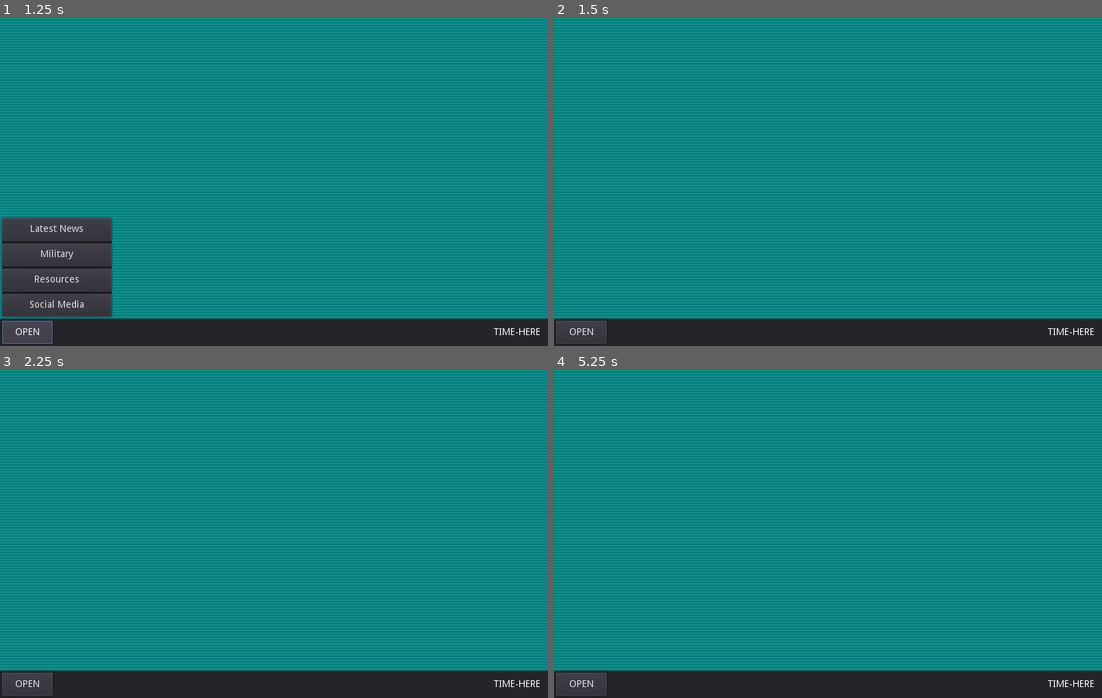
Above: before the commit, frames 1-4 (two rows, left to right).
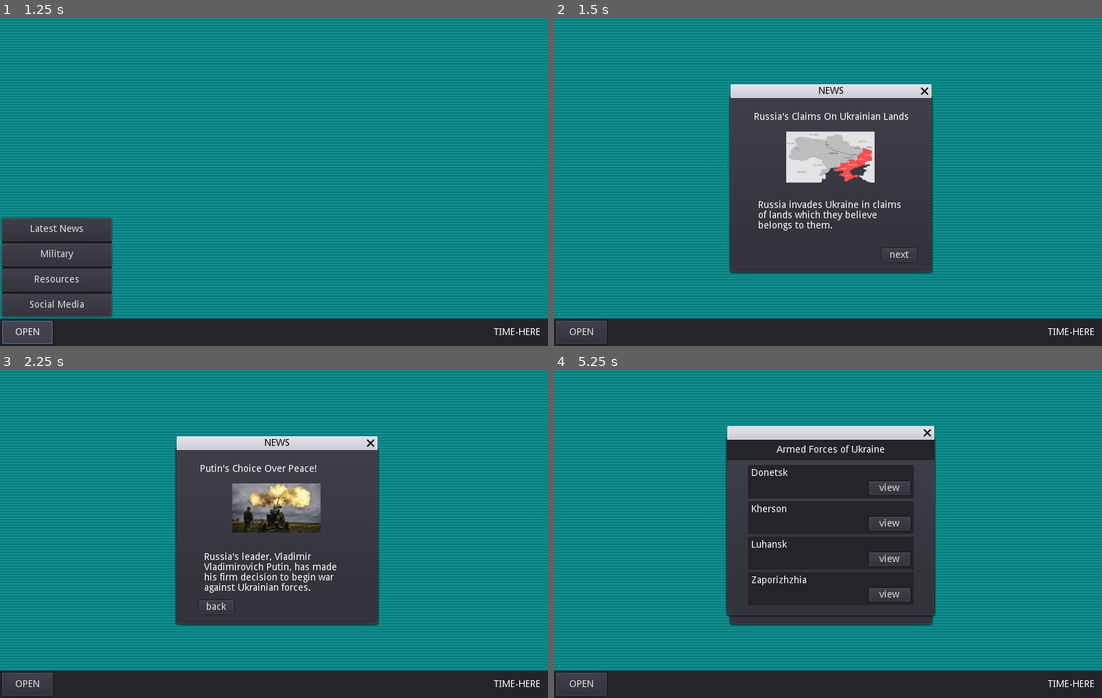
Above: after the commit, the same moments.

Repository: KoldKardio/Project-ZEN
Game: Godot game, scene res://demo.tscn
Same seed, same stepped clock (60 frames per second), same inputs: the game is played once before the commit and once after it.
Inputs (mouse positions are in pixels of both pictures, inside the frame that each line leads up to):
- Up to frame 1 (1.25 s): click "OPEN" at 0.5 s
- Up to frame 2 (1.5 s): click "Latest News" at 1.25 s
- Up to frame 3 (2.25 s): click (345, 606) at 2 s, where only the run after the commit has a clickable "next"
- Up to frame 4 (5.25 s): click (773, 606) at 2.75 s, where only the run after the commit has a clickable "back"; click (899, 606) at 3.5 s, where only the run after the commit has a clickable "next"; click "OPEN" at 4.25 s; click "Military" at 5 s

Frame 1 is identical in both runs. In frame 2, 21% of the frame differs, in the area x 32-70%, y 20-78%; in frame 3, 21%; in frame 4, 23%, in the area x 31-70%, y 17-78%.

Commit message:
Add files via upload

Diff:
--- a/demo.gd
+++ b/demo.gd
@@ -1,6 +1,9 @@
 extends Node
 
 onready var startMenu = $Control/startmenu
+onready var newsWindow = $Control/newsBox
+onready var mil_window = $Military/window
+onready var res_window = $Resource/window
 
 func _ready():
 	startMenu.visible = false
@@ -22,6 +25,7 @@
 func _on_news_pressed():
 	print("this is news")
 
+	newsWindow.visible = true
 	# close startmenu
 	menuClose()
 
@@ -31,6 +35,8 @@
 func _on_military_pressed():
 	print("this is military")
 
+	mil_window.visible = true
+
 	# close startmenu
 	menuClose()
 
@@ -39,6 +45,8 @@
 # startmenu - resource hub
 func _on_resource_pressed():
 	print("this is resource")
+
+	res_window.visible = true
 
 	# close startmenu
 	menuClose()
@@ -53,3 +61,57 @@
 	menuClose()
 
 	pass
+
+# news window variables
+onready var news_title = $Control/newsBox/newsTitle
+onready var news_image = $Control/newsBox/newsImg
+onready var news_info = $Control/newsBox/newsInfo
+#
+# old data
+onready var dataOld = [news_title.text, news_image.texture, news_info.text]
+
+# news window-next button
+func _on_next_pressed():
+#	print("you pressed next in news window!")
+
+	# change data new
+	news_title.text = "Putin's Choice Over Peace!"
+	news_image.texture = load("res://assets/war.png")
+	news_info.text = "Russia's leader, Vladimir Vladimirovich Putin, has made his firm decision to begin war against Ukrainian forces."
+
+	# show previous btn
+	$Control/newsBox/previous.visible = true
+
+	# hide next btn
+	$Control/newsBox/next.visible = false
+
+	pass
+
+
+func _on_previous_pressed():
+
+	# reverse data
+	news_title.text = dataOld[0]
+	news_image.texture = dataOld[1]
+	news_info.text = dataOld[2]
+
+	# hide previous btn
+	$Control/newsBox/previous.visible = false
+
+	# show next btn
+	$Control/newsBox/next.visible = true
+
+
+	pass
+
+# military window option #
+func _on_view_pressed():
+
+	$Military/Donetsk.visible = true
+
+	pass
+
+func _on_counter_pressed():
+	$Military/Donetsk/ConfirmationDialog.visible = true
+
+	pass
--- a/demo.tscn
+++ b/demo.tscn
@@ -1,6 +1,7 @@
-[gd_scene load_steps=4 format=2]
+[gd_scene load_steps=5 format=2]
 
 [ext_resource path="res://demo.gd" type="Script" id=1]
+[ext_resource path="res://assets/tiny ukrs.png" type="Texture" id=2]
 
 [sub_resource type="Shader" id=1]
 code = "shader_type canvas_item;
@@ -27,6 +28,7 @@
 [node name="Control" type="Control" parent="."]
 anchor_right = 1.0
 anchor_bottom = 1.0
+mouse_filter = 2
 
 [node name="ColorRect" type="ColorRect" parent="Control"]
 anchor_right = 1.0
@@ -111,8 +113,338 @@
 align = 1
 valign = 1
 
+[node name="newsBox" type="WindowDialog" parent="Control"]
+margin_left = 258.0
+margin_top = 117.0
+margin_right = 551.0
+margin_bottom = 372.0
+window_title = "NEWS"
+
+[node name="newsTitle" type="Label" parent="Control/newsBox"]
+margin_left = 34.0
+margin_top = 21.0
+margin_right = 260.0
+margin_bottom = 35.0
+text = "Russia's Claims On Ukrainian Lands"
+
+[node name="newsImg" type="TextureRect" parent="Control/newsBox"]
+margin_left = 81.0
+margin_top = 49.0
+margin_right = 210.0
+margin_bottom = 124.0
+texture = ExtResource( 2 )
+
+[node name="newsInfo" type="RichTextLabel" parent="Control/newsBox"]
+margin_left = 40.0
+margin_top = 150.0
+margin_right = 256.0
+margin_bottom = 213.0
+text = "Russia invades Ukraine in claims of lands which they believe belongs to them."
+
+[node name="next" type="Button" parent="Control/newsBox"]
+margin_left = 221.0
+margin_top = 220.0
+margin_right = 271.0
+margin_bottom = 240.0
+text = "next"
+
+[node name="previous" type="Button" parent="Control/newsBox"]
+visible = false
+margin_left = 33.0
+margin_top = 220.0
+margin_right = 83.0
+margin_bottom = 240.0
+text = "back"
+
+[node name="Military" type="Control" parent="."]
+anchor_right = 1.0
+anchor_bottom = 1.0
+mouse_filter = 2
+
+[node name="window" type="WindowDialog" parent="Military"]
+margin_left = 253.0
+margin_top = 102.0
+margin_right = 555.0
+margin_bottom = 359.0
+
+[node name="title" type="Panel" parent="Military/window"]
+anchor_right = 1.0
+margin_bottom = 30.0
+
+[node name="Label" type="Label" parent="Military/window/title"]
+anchor_right = 1.0
+anchor_bottom = 1.0
+text = "Armed Forces of Ukraine"
+align = 1
+valign = 1
+
+[node name="regions" type="GridContainer" parent="Military/window"]
+anchor_right = 1.0
+anchor_bottom = 1.0
+margin_left = 30.0
+margin_top = 37.0
+margin_right = -30.0
+margin_bottom = -15.0
+
+[node name="Donetsk" type="Panel" parent="Military/window/regions"]
+margin_right = 242.0
+margin_bottom = 49.0
+size_flags_horizontal = 3
+size_flags_vertical = 3
+
+[node name="Label" type="Label" parent="Military/window/regions/Donetsk"]
+margin_left = 5.0
+margin_top = 5.0
+margin_right = 58.0
+margin_bottom = 19.0
+text = "Donetsk"
+
+[node name="view" type="Button" parent="Military/window/regions/Donetsk"]
+anchor_left = 1.0
+anchor_top = 1.0
+anchor_right = 1.0
+anchor_bottom = 1.0
+margin_left = -65.0
+margin_top = -25.0
+margin_right = -5.0
+margin_bottom = -5.0
+text = "view"
+
+[node name="Kherson" type="Panel" parent="Military/window/regions"]
+margin_top = 53.0
+margin_right = 242.0
+margin_bottom = 101.0
+size_flags_horizontal = 3
+size_flags_vertical = 3
+
+[node name="Label" type="Label" parent="Military/window/regions/Kherson"]
+margin_left = 5.0
+margin_top = 5.0
+margin_right = 57.0
+margin_bottom = 19.0
+text = "Kherson"
+
+[node name="view" type="Button" parent="Military/window/regions/Kherson"]
+anchor_left = 1.0
+anchor_top = 1.0
+anchor_right = 1.0
+anchor_bottom = 1.0
+margin_left = -65.0
+margin_top = -25.0
+margin_right = -5.0
+margin_bottom = -5.0
+text = "view"
+
+[node name="Luhansk" type="Panel" parent="Military/window/regions"]
+margin_top = 105.0
+margin_right = 242.0
+margin_bottom = 153.0
+size_flags_horizontal = 3
+size_flags_vertical = 3
+
+[node name="Label" type="Label" parent="Military/window/regions/Luhansk"]
+margin_left = 5.0
+margin_top = 5.0
+margin_right = 57.0
+margin_bottom = 19.0
+text = "Luhansk"
+
+[node name="view" type="Button" parent="Military/window/regions/Luhansk"]
+anchor_left = 1.0
+anchor_top = 1.0
+anchor_right = 1.0
+anchor_bottom = 1.0
+margin_left = -65.0
+margin_top = -25.0
+margin_right = -5.0
+margin_bottom = -5.0
+text = "view"
+
+[node name="Zaporizhzhia" type="Panel" parent="Military/window/regions"]
+margin_top = 157.0
+margin_right = 242.0
+margin_bottom = 205.0
+size_flags_horizontal = 3
+size_flags_vertical = 3
+
+[node name="Label" type="Label" parent="Military/window/regions/Zaporizhzhia"]
+margin_left = 5.0
+margin_top = 5.0
+margin_right = 86.0
+margin_bottom = 19.0
+text = "Zaporizhzhia"
+
+[node name="view" type="Button" parent="Military/window/regions/Zaporizhzhia"]
+anchor_left = 1.0
+anchor_top = 1.0
+anchor_right = 1.0
+anchor_bottom = 1.0
+margin_left = -65.0
+margin_top = -25.0
+margin_right = -5.0
+margin_bottom = -5.0
+text = "view"
+
+[node name="Donetsk" type="WindowDialog" parent="Military"]
+margin_left = 569.0
+margin_top = 101.0
+margin_right = 768.0
+margin_bottom = 287.0
+window_title = "Donetsk"
+
+[node name="Panel" type="Panel" parent="Military/Donetsk"]
+anchor_right = 1.0
+margin_bottom = 29.0
+
+[node name="Label" type="Label" parent="Military/Donetsk/Panel"]
+anchor_right = 1.0
+anchor_bottom = 1.0
+text = "Region Report"
+align = 1
+valign = 1
+
+[node name="counter" type="Button" parent="Military/Donetsk"]
+margin_left = 29.0
+margin_top = 143.0
+margin_right = 87.0
+margin_bottom = 163.0
+text = "Force"
+
+[node name="defend" type="Button" parent="Military/Donetsk"]
+margin_left = 118.0
+margin_top = 143.0
+margin_right = 176.0
+margin_bottom = 163.0
+text = "Defend"
+
+[node name="RichTextLabel" type="RichTextLabel" parent="Military/Donetsk"]
+margin_left = 27.0
+margin_top = 47.0
+margin_right = 179.0
+margin_bottom = 127.0
+text = "There seems to be unrest upon our troops in the region...
+Should we ... to/from our enemies?"
+
+[node name="ConfirmationDialog" type="ConfirmationDialog" parent="Military/Donetsk"]
+visible = true
+anchor_left = 0.5
+anchor_top = 0.5
+anchor_right = 0.5
+anchor_bottom = 0.5
+margin_left = -78.0
+margin_top = -29.0
+margin_right = 78.0
+margin_bottom = 29.0
+rect_min_size = Vector2( 150, 52.5 )
+window_title = "Are You Sure.."
+
+[node name="Resource" type="Control" parent="."]
+anchor_right = 1.0
+anchor_bottom = 1.0
+mouse_filter = 2
+
+[node name="window" type="WindowDialog" parent="Resource"]
+anchor_left = 0.5
+anchor_top = 0.5
+anchor_right = 0.5
+anchor_bottom = 0.5
+margin_left = -147.0
+margin_top = -114.0
+margin_right = 147.0
+margin_bottom = 114.0
+
+[node name="Panel" type="Panel" parent="Resource/window"]
+anchor_right = 1.0
+margin_bottom = 33.0
+
+[node name="Label" type="Label" parent="Resource/window/Panel"]
+anchor_right = 1.0
+anchor_bottom = 1.0
+text = "  National Resource Of Ukraine"
+valign = 1
+
+[node name="resources" type="GridContainer" parent="Resource/window"]
+anchor_right = 1.0
+anchor_bottom = 1.0
+margin_left = 7.0
+margin_top = 38.0
+margin_right = -7.0
+margin_bottom = -20.0
+
+[node name="Manpower" type="Panel" parent="Resource/window/resources"]
+margin_right = 280.0
+margin_bottom = 54.0
+size_flags_horizontal = 3
+size_flags_vertical = 3
+
+[node name="Label" type="Label" parent="Resource/window/resources/Manpower"]
+margin_left = 5.0
+margin_top = 5.0
+margin_right = 71.0
+margin_bottom = 19.0
+text = "Civilians"
+
+[node name="ProgressBar" type="ProgressBar" parent="Resource/window/resources/Manpower"]
+anchor_top = 1.0
+anchor_bottom = 1.0
+margin_left = 5.0
+margin_top = -24.0
+margin_right = 275.0
+margin_bottom = -10.0
+value = 25.0
+
+[node name="Military" type="Panel" parent="Resource/window/resources"]
+margin_top = 58.0
+margin_right = 280.0
+margin_bottom = 112.0
+size_flags_horizontal = 3
+size_flags_vertical = 3
+
+[node name="Label" type="Label" parent="Resource/window/resources/Military"]
+margin_left = 5.0
+margin_top = 5.0
+margin_right = 71.0
+margin_bottom = 19.0
+text = "Military"
+
+[node name="ProgressBar" type="ProgressBar" parent="Resource/window/resources/Military"]
+anchor_top = 1.0
+anchor_bottom = 1.0
+margin_left = 5.0
+margin_top = -24.0
+margin_right = 275.0
+margin_bottom = -10.0
+value = 75.0
+
+[node name="Economy" type="Panel" parent="Resource/window/resources"]
+margin_top = 116.0
+margin_right = 280.0
+margin_bottom = 170.0
+size_flags_horizontal = 3
+size_flags_vertical = 3
+
+[node name="Label" type="Label" parent="Resource/window/resources/Economy"]
+margin_left = 5.0
+margin_top = 5.0
+margin_right = 71.0
+margin_bottom = 19.0
+text = "Economy"
+
+[node name="ProgressBar" type="ProgressBar" parent="Resource/window/resources/Economy"]
+anchor_top = 1.0
+anchor_bottom = 1.0
+margin_left = 5.0
+margin_top = -24.0
+margin_right = 275.0
+margin_bottom = -10.0
+value = 50.0
+
 [connection signal="pressed" from="Control/startmenu/GridContainer/news" to="." method="_on_news_pressed"]
 [connection signal="pressed" from="Control/startmenu/GridContainer/military" to="." method="_on_military_pressed"]
 [connection signal="pressed" from="Control/startmenu/GridContainer/resource" to="." method="_on_resource_pressed"]
 [connection signal="pressed" from="Control/startmenu/GridContainer/social" to="." method="_on_social_pressed"]
 [connection signal="pressed" from="Control/taskbar/start" to="." method="_on_start_pressed"]
+[connection signal="pressed" from="Control/newsBox/next" to="." method="_on_next_pressed"]
+[connection signal="pressed" from="Control/newsBox/previous" to="." method="_on_previous_pressed"]
+[connection signal="pressed" from="Military/window/regions/Donetsk/view" to="." method="_on_view_pressed"]
+[connection signal="pressed" from="Military/Donetsk/counter" to="." method="_on_counter_pressed"]
--- a/project.godot
+++ b/project.godot
@@ -18,6 +18,7 @@
 
 window/size/width=800
 window/size/height=480
+window/size/fullscreen=true
 window/vsync/use_vsync=false
 window/stretch/mode="2d"
 window/stretch/aspect="expand"
Binary file added: assets/tiny ukrs.png
Not shown, added: assets/tiny ukrs.png.import
Binary file added: assets/war.png
Not shown, added: assets/war.png.import
